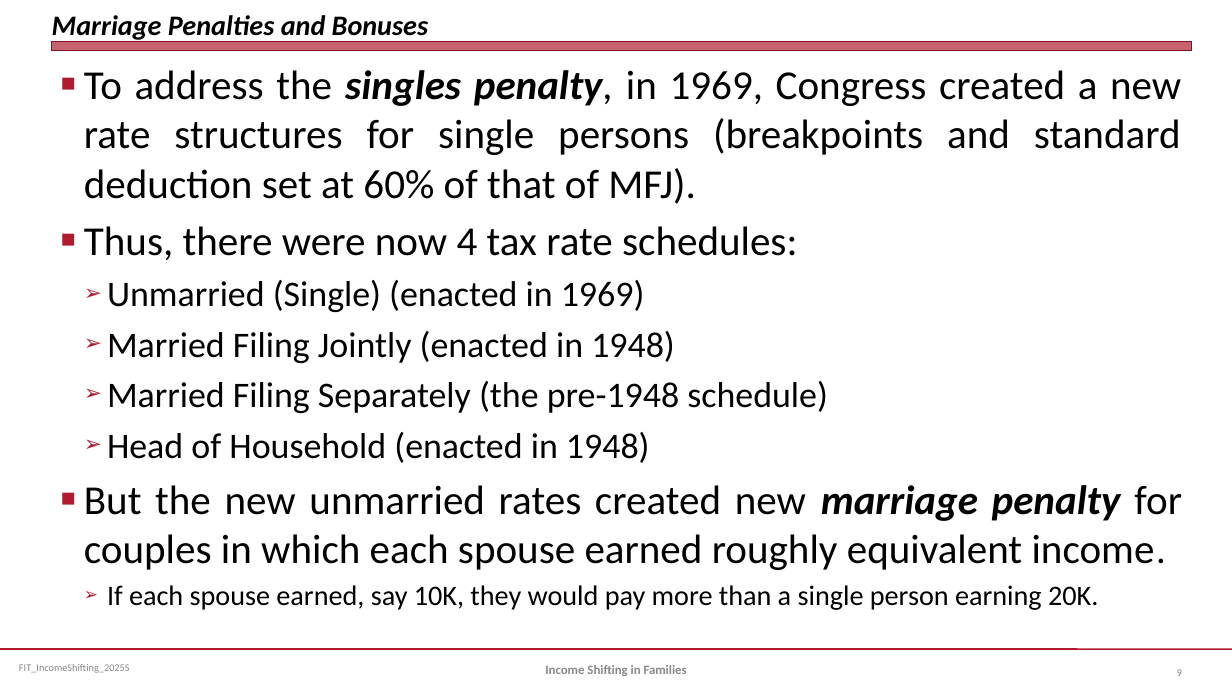
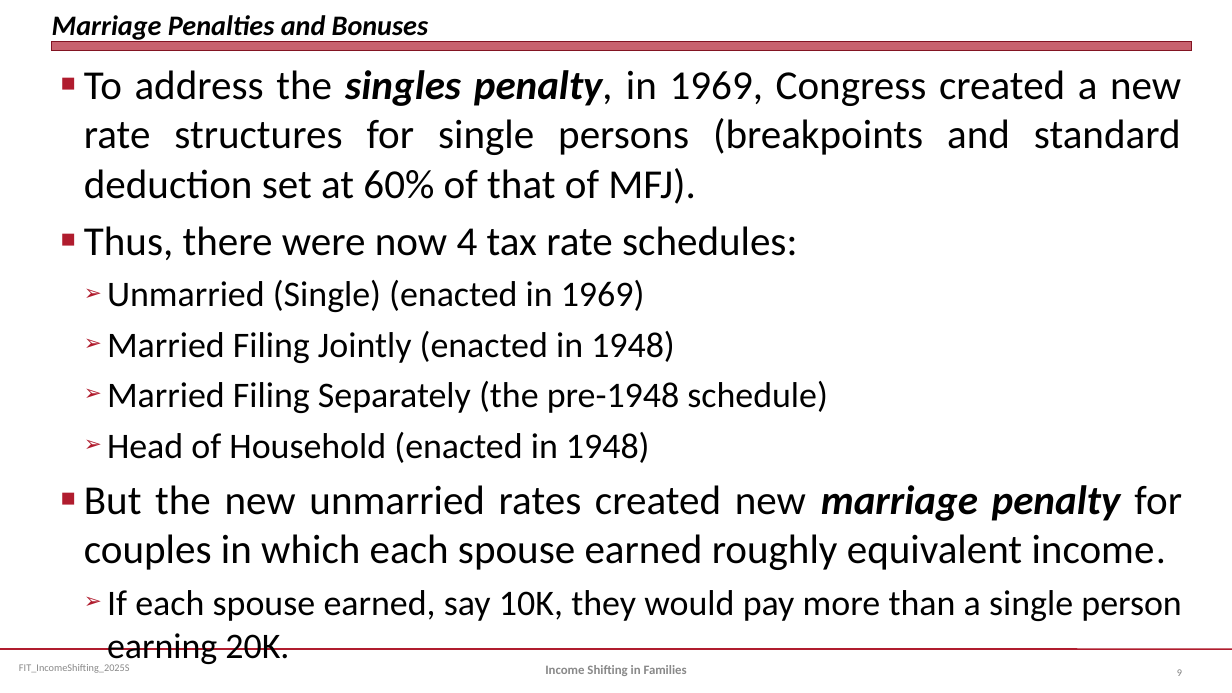
Before and after one commit to jmc877/Fed-Income-Tax, a slide deck: slide 9 of slides/FIT_IncomeShifting_2025S.pptx. Drawn at 1232x693 pixels with LibreOffice and Linux fonts; fonts in the diff are those of the drawing. Boxes give left, top, right and bottom in pixels: in the first picture for what was removed or moved away, otherwise in the second. Text is boxed around its words. In the diff, an @@ line names an element or a change of style, - is before the commit and + after.

```diff
--- a/slides/FIT_IncomeShifting_2025S.pptx
+++ b/slides/FIT_IncomeShifting_2025S.pptx
@@ text at (107,590,1181,659): size 22 to 28 pt in "If each spouse earned, say 10K, they ..."; more space between paragraphs @@
```
Also in this commit, not shown: 4 other slides changed, 3 other files.
